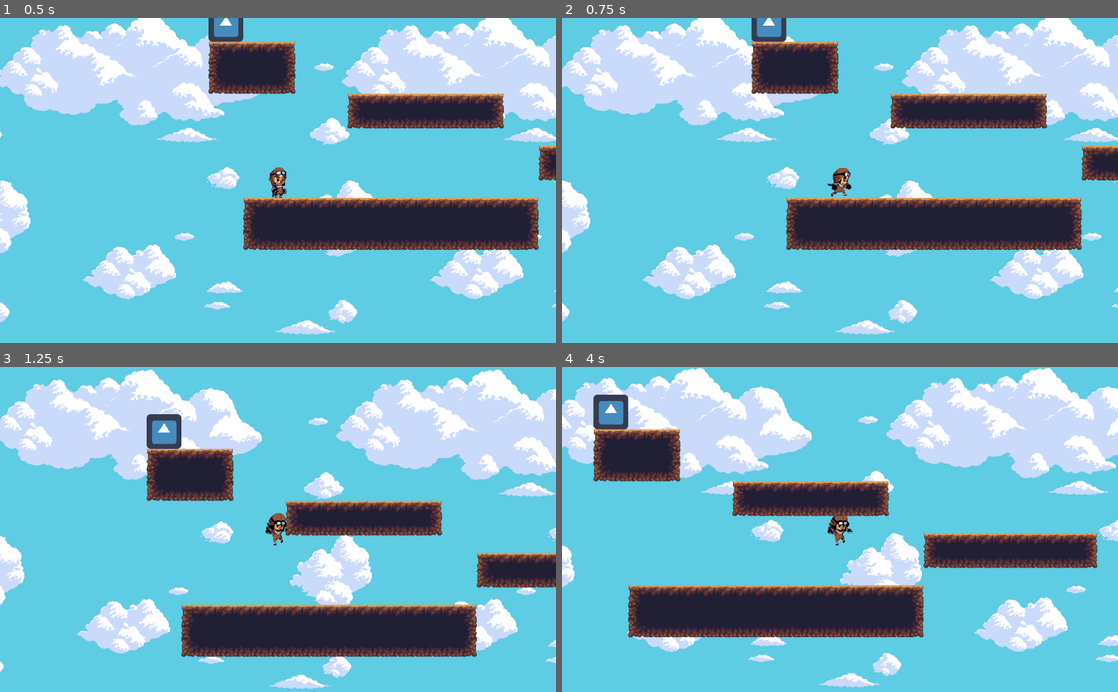
Above: before the commit, frames 1-4 (two rows, left to right).
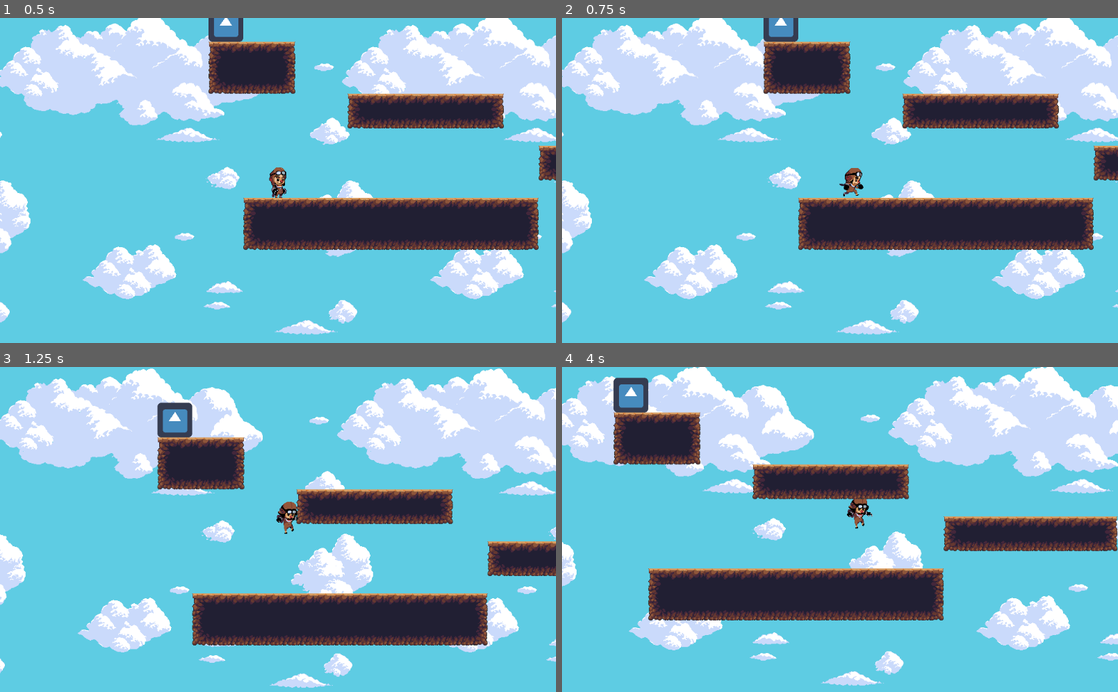
Above: after the commit, the same moments.

Repository: spielersun/bs-godot-games
Game: Godot game, scene res://world.tscn
Same seed, same stepped clock (60 frames per second), same inputs: the game is played once before the commit and once after it. The engine's default icon, where the game draws it, is replaced by a stand-in: a white triangle on a blue panel in a dark square.
Inputs:
- Up to frame 1 (0.5 s): no input
- Up to frame 2 (0.75 s): tap Enter at 0.5 s; hold Right (ui_right) from 0.53 s (still down)
- Up to frame 3 (1.25 s): keep holding Right (ui_right); tap Up (ui_up) at 0.77 s
- Up to frame 4 (4 s): tap Up (ui_up) at 1.52, 3.02, 3.77 s; release Right (ui_right) at 2.03 s; hold Left (ui_left) 2.03-2.78 s; hold Right (ui_right) from 2.78 s (still down)

Frame 1 is identical in both runs. In frame 2, 10% of the frame differs, in the area x 0-100%, y 0-98%; in frame 3, 20%; in frame 4, 28%, in the area x 0-100%, y 0-99%.

Commit message:
paralel easiness

Diff:
--- a/easy-platformer/World3.tscn
+++ b/easy-platformer/World3.tscn
@@ -1,45 +1,25 @@
-[gd_scene load_steps=6 format=2]
+[gd_scene load_steps=4 format=2]
 
 [ext_resource path="res://player.tscn" type="PackedScene" id=1]
-[ext_resource path="res://player.gd" type="Script" id=2]
-[ext_resource path="res://changeLevel.tscn" type="PackedScene" id=3]
-[ext_resource path="res://changeLevel.gd" type="Script" id=4]
-[ext_resource path="res://DirtAutoTile.tres" type="TileSet" id=5]
+[ext_resource path="res://changeLevel.tscn" type="PackedScene" id=2]
+[ext_resource path="res://DirtAutoTile.tres" type="TileSet" id=3]
 
 [node name="World3" type="Node" index="0"]
 
-[node name="player" type="KinematicBody2D" parent="." index="0" instance=ExtResource( 1 )]
+[node name="player" parent="." index="0" instance=ExtResource( 1 )]
 
 editor/display_folded = true
 position = Vector2( 160, 384 )
-input_pickable = false
-collision_layer = 1
-collision_mask = 1
-collision/safe_margin = 0.08
-script = ExtResource( 2 )
-_sections_unfolded = [ "Collision", "Pickable", "Transform", "collision" ]
-__meta__ = {
-"_edit_group_": true
-}
 
-[node name="changeLevel" type="Area2D" parent="." index="1" instance=ExtResource( 3 )]
+[node name="changeLevel" parent="." index="1" instance=ExtResource( 2 )]
 
 position = Vector2( 64, 96 )
-input_pickable = true
-gravity_vec = Vector2( 0, 1 )
-gravity = 98.0
-linear_damp = 0.1
-angular_damp = 1.0
-audio_bus_override = false
-audio_bus_name = "Master"
-script = ExtResource( 4 )
-_sections_unfolded = [ "Transform" ]
 level_name = "res://World4.tscn"
 
 [node name="TileMap" type="TileMap" parent="." index="2"]
 
 mode = 0
-tile_set = ExtResource( 5 )
+tile_set = ExtResource( 3 )
 cell_size = Vector2( 64, 64 )
 cell_quadrant_size = 16
 cell_custom_transform = Transform2D( 1, 0, 0, 1, 0, 0 )
--- a/easy-platformer/player.tscn
+++ b/easy-platformer/player.tscn
@@ -2,14 +2,14 @@
 
 [ext_resource path="res://player.gd" type="Script" id=1]
 [ext_resource path="res://Sprites/Player/Idle0.png" type="Texture" id=2]
-[ext_resource path="res://Sprites/Player/Jump3.png" type="Texture" id=3]
-[ext_resource path="res://Sprites/Player/Jump1.png" type="Texture" id=4]
-[ext_resource path="res://Sprites/Player/Run0.png" type="Texture" id=5]
-[ext_resource path="res://Sprites/Player/Run1.png" type="Texture" id=6]
-[ext_resource path="res://Sprites/Player/Run2.png" type="Texture" id=7]
-[ext_resource path="res://Sprites/Player/Run3.png" type="Texture" id=8]
-[ext_resource path="res://Sprites/Player/Run4.png" type="Texture" id=9]
-[ext_resource path="res://Sprites/Player/Run7.png" type="Texture" id=10]
+[ext_resource path="res://Sprites/Player/Jump1.png" type="Texture" id=3]
+[ext_resource path="res://Sprites/Player/Run0.png" type="Texture" id=4]
+[ext_resource path="res://Sprites/Player/Run1.png" type="Texture" id=5]
+[ext_resource path="res://Sprites/Player/Run2.png" type="Texture" id=6]
+[ext_resource path="res://Sprites/Player/Run3.png" type="Texture" id=7]
+[ext_resource path="res://Sprites/Player/Run4.png" type="Texture" id=8]
+[ext_resource path="res://Sprites/Player/Run7.png" type="Texture" id=9]
+[ext_resource path="res://Sprites/Player/Jump3.png" type="Texture" id=10]
 [ext_resource path="res://Sprites/Tiles/Sky.png" type="Texture" id=11]
 
 [sub_resource type="SpriteFrames" id=1]
@@ -22,18 +22,18 @@
 }, {
 "frames": [ ExtResource( 3 ) ],
 "loop": true,
-"name": "fall",
-"speed": 5.0
-}, {
-"frames": [ ExtResource( 4 ) ],
-"loop": true,
 "name": "jump",
 "speed": 10.0
 }, {
-"frames": [ ExtResource( 5 ), ExtResource( 6 ), ExtResource( 7 ), ExtResource( 8 ), ExtResource( 9 ), ExtResource( 10 ) ],
+"frames": [ ExtResource( 4 ), ExtResource( 5 ), ExtResource( 6 ), ExtResource( 7 ), ExtResource( 8 ), ExtResource( 9 ) ],
 "loop": true,
 "name": "run",
 "speed": 10.0
+}, {
+"frames": [ ExtResource( 10 ) ],
+"loop": true,
+"name": "fall",
+"speed": 5.0
 } ]
 
 [sub_resource type="CapsuleShape2D" id=2]
@@ -42,7 +42,7 @@
 radius = 14.0
 height = 28.0
 
-[node name="player" type="KinematicBody2D"]
+[node name="player" type="KinematicBody2D" index="0"]
 
 input_pickable = false
 collision_layer = 1
@@ -78,7 +78,7 @@
 limit_smoothed = false
 drag_margin_h_enabled = false
 drag_margin_v_enabled = false
-smoothing_enabled = false
+smoothing_enabled = true
 smoothing_speed = 5.0
 offset_v = 0.0
 offset_h = 0.0
@@ -89,6 +89,7 @@
 editor_draw_screen = true
 editor_draw_limits = false
 editor_draw_drag_margin = false
+_sections_unfolded = [ "Smoothing" ]
 
 [node name="ParallaxBackground" type="ParallaxBackground" parent="." index="3"]
 
--- a/easy-platformer/project.godot
+++ b/easy-platformer/project.godot
@@ -16,4 +16,5 @@
 
 [rendering]
 
+quality/2d/use_pixel_snap=true
 environment/default_environment="res://default_env.tres"
